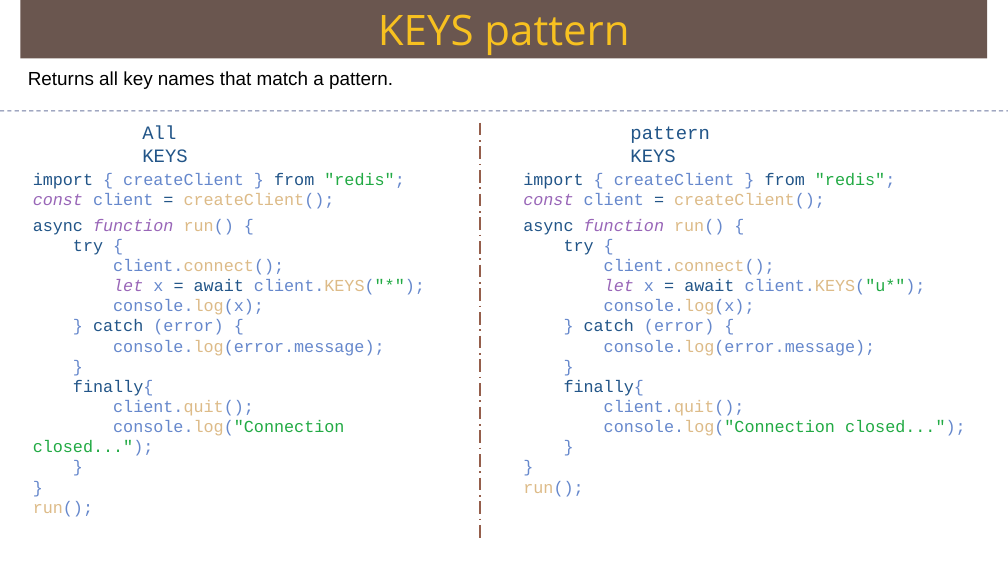
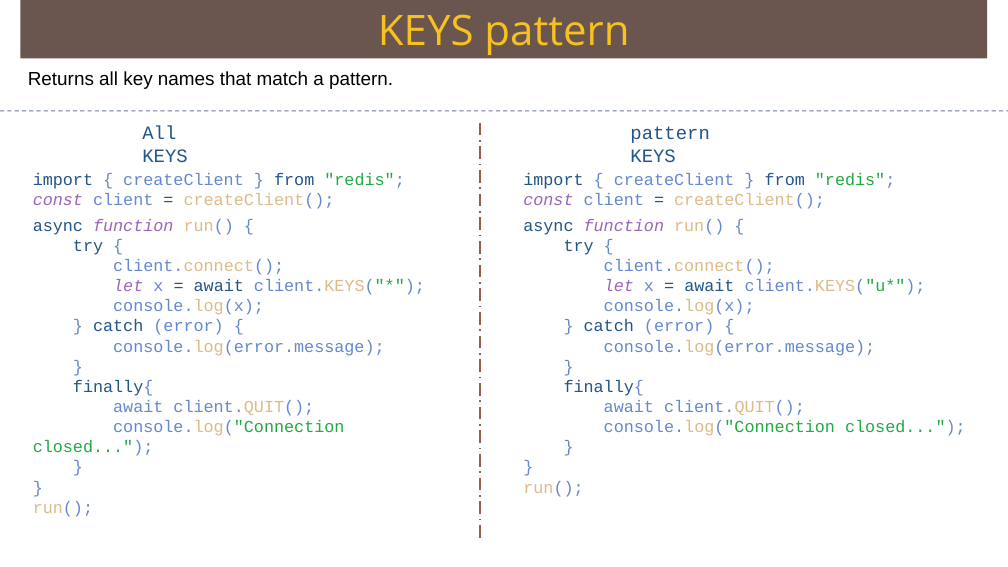
Before and after one commit to Saleel-Bagde/PPT-s, a slide deck: slide 103 of redis Ver2.pptx. Drawn at 1008x567 pixels with LibreOffice and Linux fonts; fonts in the diff are those of the drawing. Boxes give left, top, right and bottom in pixels: in the first picture for what was removed or moved away, otherwise in the second. Text is boxed around its words. In the diff, an @@ line names an element or a change of style, - is before the commit and + after.

```diff
--- a/redis Ver2.pptx
+++ b/redis Ver2.pptx
@@ text at <box>113,400,314,416</box>: text changed @@
-client.quit();
+await client.QUIT();
@@ text at <box>604,400,805,416</box>: text changed @@
-client.quit();
+await client.QUIT();
```
Also in this commit, not shown: 36 other slides changed.
